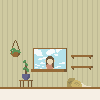
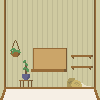
Before/after of a 100 x 100 layered artwork. What changed in the layer stack:
painted on "Pasted Layer" over [0, 0, 100, 100]
added layer "Layer" above "Background" over [0, 0, 100, 100]
hid "Background" over [0, 0, 100, 100]
